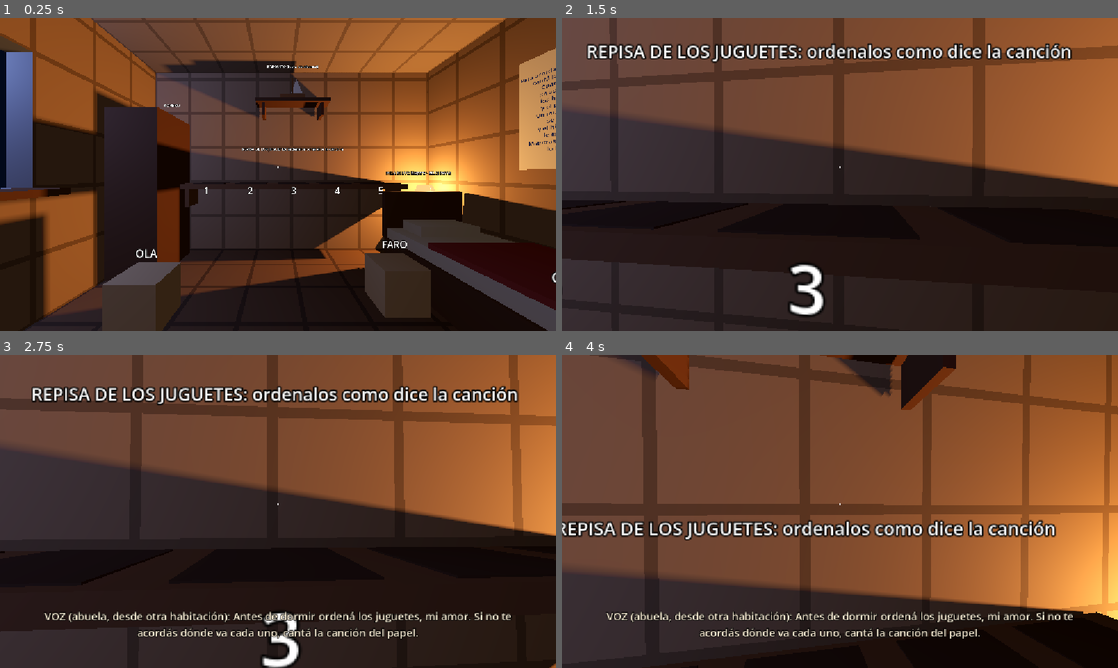
Above: before the commit, frames 1-4 (two rows, left to right).
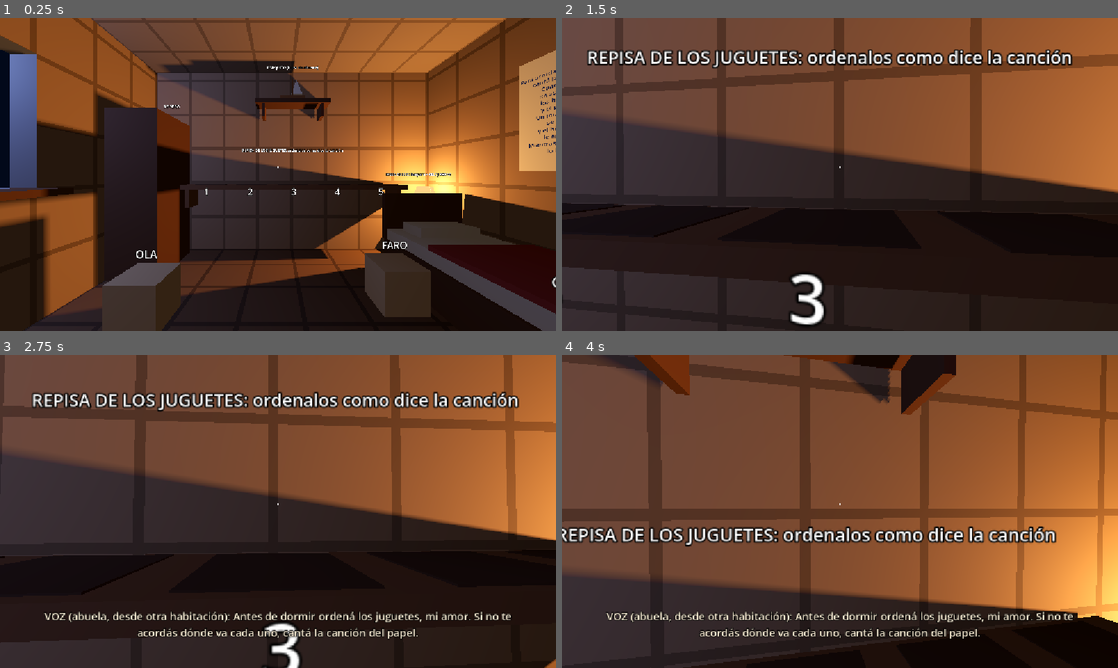
Above: after the commit, the same moments.

Repository: FacuWitt/tp_cved_juego
Game: Godot game, scene res://scenes/memories/m1_habitacion/m1_habitacion.tscn
Two runs of this game, one before a commit and one after it. Both use one fixed random seed, a clock stepped at 60 frames per second and the inputs below. This scene is started directly instead of the project's main scene.
Inputs (mouse positions are in pixels of both pictures, inside the frame that each line leads up to):
- Up to frame 1 (0.25 s): no input
- Up to frame 2 (1.5 s): tap Enter at 0.5 s; move the mouse to (867, 174) at 0.52 s; hold E (interact) 0.53-1.28 s; hold W (move_forward) from 0.53 s (still down); tap Space (jump) at 0.77 s; move the mouse to (812, 174) at 1.27 s; click (812, 174) at 1.35 s
- Up to frame 3 (2.75 s): keep holding W (move_forward); tap Space (jump) at 1.52 s; tap E (interact) at 1.55 s; move the mouse to (289, 505) at 2.02 s; hold E (interact) from 2.03 s (still down)
- Up to frame 4 (4 s): keep holding W (move_forward); tap Space (jump) at 2.75, 3.02, 3.77 s; move the mouse to (834, 517) at 2.77 s; release E (interact) at 2.78 s; tap Shift (sprint) at 2.85 s; tap E (interact) at 3.05 s; tap Enter at 3.5 s; move the mouse to (878, 514) at 3.52 s; hold E (interact) from 3.53 s (still down)

The runs differ from the first frame. In frame 1, 6.1% of the frame differs, in the area x 0-100%, y 0-100%; in frame 2, 13%; in frame 3, 13%; in frame 4, 17%.

Commit message:
Prototipo puzzle nivel 1 falta modelos y sonidos

Diff:
--- a/scenes/memories/m1_habitacion/m1_habitacion.tscn
+++ b/scenes/memories/m1_habitacion/m1_habitacion.tscn
@@ -1,16 +1,16 @@
-[gd_scene format=3]
+[gd_scene format=3 uid="uid://bu7wtqkccvxqm"]
 
-[ext_resource type="Script" path="res://scripts/memories/memory_1_room.gd" id="1_e"]
+[ext_resource type="Script" uid="uid://66iwfuv8tay5" path="res://scripts/memories/memory_1_room.gd" id="1_e"]
 [ext_resource type="Resource" path="res://config/memory_1_settings.tres" id="2_e"]
 [ext_resource type="PackedScene" path="res://scenes/memories/m1_habitacion/room_layout.tscn" id="3_e"]
 [ext_resource type="PackedScene" path="res://scenes/memories/m1_habitacion/props.tscn" id="4_e"]
 [ext_resource type="PackedScene" path="res://scenes/memories/m1_habitacion/puzzle.tscn" id="5_e"]
-[ext_resource type="PackedScene" path="res://scenes/player/player.tscn" id="6_e"]
+[ext_resource type="PackedScene" uid="uid://dxq6uxxmwwbww" path="res://scenes/player/player.tscn" id="6_e"]
 [ext_resource type="Resource" path="res://config/player_settings_child.tres" id="7_e"]
-[ext_resource type="Script" path="res://scripts/ui/interaction_prompt.gd" id="8_e"]
+[ext_resource type="Script" uid="uid://ca85vpobuc806" path="res://scripts/ui/interaction_prompt.gd" id="8_e"]
 [ext_resource type="Resource" path="res://config/interaction_prompt_settings.tres" id="9_e"]
-[ext_resource type="Script" path="res://scripts/ui/reticle_dot.gd" id="10_e"]
-[ext_resource type="Script" path="res://scripts/ui/subtitle_display.gd" id="11_e"]
+[ext_resource type="Script" uid="uid://bgkai17h72nrl" path="res://scripts/ui/reticle_dot.gd" id="10_e"]
+[ext_resource type="Script" uid="uid://bs67gb2yivlh5" path="res://scripts/ui/subtitle_display.gd" id="11_e"]
 
 [sub_resource type="Environment" id="Environment_12_s"]
 background_mode = 1
@@ -20,7 +20,7 @@
 ambient_light_energy = 0.5
 tonemap_mode = 2
 
-[node name="M1Habitacion" type="Node3D" node_paths=PackedStringArray("puzzle", "door_hinge", "boat_light", "exit", "subtitles")]
+[node name="M1Habitacion" type="Node3D" unique_id=1597620723 node_paths=PackedStringArray("puzzle", "door_hinge", "boat_light", "exit", "subtitles")]
 script = ExtResource("1_e")
 settings = ExtResource("2_e")
 puzzle = NodePath("Puzzle/SequencePuzzle")
@@ -29,40 +29,40 @@
 exit = NodePath("RoomLayout/Exit")
 subtitles = NodePath("HUD/Subtitles")
 
-[node name="WorldEnvironment" type="WorldEnvironment" parent="."]
+[node name="WorldEnvironment" type="WorldEnvironment" parent="." unique_id=2099241482]
 environment = SubResource("Environment_12_s")
 
-[node name="RoomLayout" parent="." instance=ExtResource("3_e")]
+[node name="RoomLayout" parent="." unique_id=1610539255 instance=ExtResource("3_e")]
+transform = Transform3D(1, 0, 0, 0, 1, 0, 0, 0, 1, 0.0026125908, 0.01705277, -0.02009058)
 
-[node name="Props" parent="." instance=ExtResource("4_e")]
+[node name="Props" parent="." unique_id=85168332 instance=ExtResource("4_e")]
 
-[node name="Puzzle" parent="." instance=ExtResource("5_e")]
+[node name="Puzzle" parent="." unique_id=964792445 instance=ExtResource("5_e")]
 
-[node name="MoonLight" type="OmniLight3D" parent="."]
-position = Vector3(-2.7, 2.1, 0)
+[node name="MoonLight" type="OmniLight3D" parent="." unique_id=1558001159]
+transform = Transform3D(1, 0, 0, 0, 1, 0, 0, 0, 1, -2.7, 2.1, 0)
 light_color = Color(0.55, 0.65, 1, 1)
 light_energy = 0.8
-omni_range = 5.0
 
-[node name="CorridorLight" type="OmniLight3D" parent="."]
-position = Vector3(1.3, 1.9, 4.0)
+[node name="CorridorLight" type="OmniLight3D" parent="." unique_id=1718514124]
+transform = Transform3D(1, 0, 0, 0, 1, 0, 0, 0, 1, 1.3, 1.9, 4)
 light_color = Color(0.45, 0.6, 0.7, 1)
 light_energy = 0.35
 omni_range = 3.0
 
-[node name="Player" parent="." instance=ExtResource("6_e")]
-position = Vector3(-0.2, 0.05, 1.0)
+[node name="Player" parent="." unique_id=1142700557 instance=ExtResource("6_e")]
+transform = Transform3D(1, 0, 0, 0, 1, 0, 0, 0, 1, -0.2, 0.05, 1)
 settings = ExtResource("7_e")
 
-[node name="HUD" type="CanvasLayer" parent="."]
+[node name="HUD" type="CanvasLayer" parent="." unique_id=1752307186]
 
-[node name="Center" type="CenterContainer" parent="HUD"]
+[node name="Center" type="CenterContainer" parent="HUD" unique_id=859756519]
 anchors_preset = 15
 anchor_right = 1.0
 anchor_bottom = 1.0
 mouse_filter = 2
 
-[node name="Reticle" type="VBoxContainer" parent="HUD/Center" node_paths=PackedStringArray("player")]
+[node name="Reticle" type="VBoxContainer" parent="HUD/Center" unique_id=624777132 node_paths=PackedStringArray("player")]
 layout_mode = 2
 theme_override_constants/separation = 6
 alignment = 1
@@ -70,14 +70,14 @@
 player = NodePath("../../../Player")
 settings = ExtResource("9_e")
 
-[node name="Dot" type="Control" parent="HUD/Center/Reticle"]
+[node name="Dot" type="Control" parent="HUD/Center/Reticle" unique_id=585784055]
 custom_minimum_size = Vector2(16, 16)
 layout_mode = 2
 size_flags_horizontal = 4
 mouse_filter = 2
 script = ExtResource("10_e")
 
-[node name="Label" type="Label" parent="HUD/Center/Reticle"]
+[node name="Label" type="Label" parent="HUD/Center/Reticle" unique_id=1610370779]
 layout_mode = 2
 size_flags_horizontal = 4
 theme_override_colors/font_color = Color(1, 1, 1, 1)
@@ -85,7 +85,7 @@
 theme_override_constants/outline_size = 3
 horizontal_alignment = 1
 
-[node name="Subtitles" type="Label" parent="HUD"]
+[node name="Subtitles" type="Label" parent="HUD" unique_id=1407855108]
 anchors_preset = 12
 anchor_top = 1.0
 anchor_right = 1.0
@@ -96,7 +96,6 @@
 offset_bottom = -50.0
 grow_horizontal = 2
 grow_vertical = 0
-mouse_filter = 2
 theme_override_colors/font_color = Color(1, 0.95, 0.85, 1)
 theme_override_colors/font_outline_color = Color(0, 0, 0, 0.9)
 theme_override_constants/outline_size = 6
